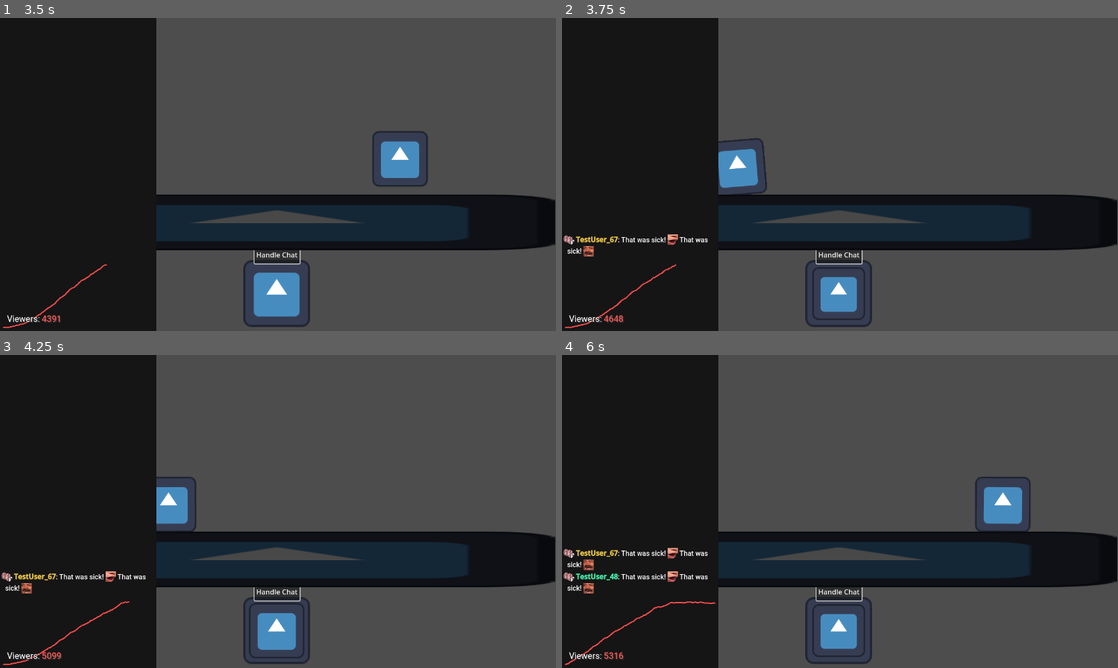
Above: before the commit, frames 1-4 (two rows, left to right).
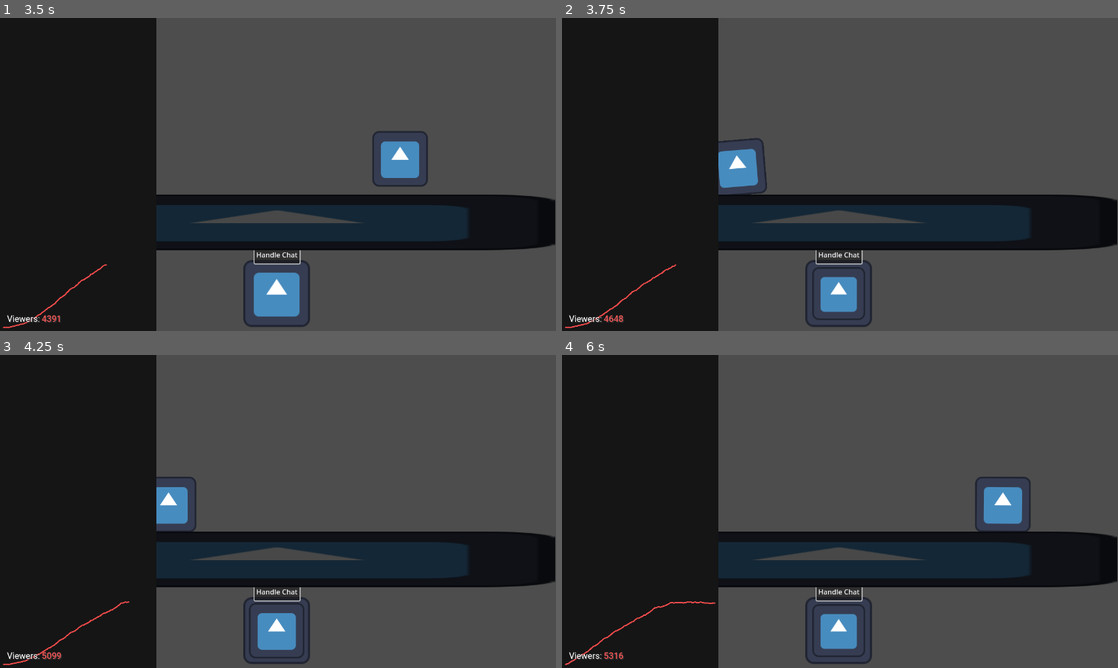
Above: after the commit, the same moments.

Repository: MetRiko/NeuroJam2023
Game: Godot game, scene res://src/Root.tscn
Same seed, same stepped clock (60 frames per second), same inputs: the game is played once before the commit and once after it. The engine's default icon, where the game draws it, is replaced by a stand-in: a white triangle on a blue panel in a dark square.
Inputs (mouse positions are in pixels of both pictures, inside the frame that each line leads up to):
- Up to frame 1 (3.5 s): click "Handle Chat" at 0.5 s; click "Handle Chat" at 1.25 s; click "Handle Chat" at 2 s; tap Enter at 2.75 s; move the mouse to (400, 158) at 2.77 s; click (400, 158) at 2.85 s
- Up to frame 2 (3.75 s): tap Space at 3.5 s; move the mouse to (728, 190) at 3.52 s; tap 1 at 3.6 s
- Up to frame 3 (4.25 s): no input
- Up to frame 4 (6 s): move the mouse to (895, 442) at 4.27 s; tap 2 at 4.35 s; tap Enter at 5 s; move the mouse to (812, 574) at 5.02 s; click (812, 574) at 5.1 s; move the mouse to (1006, 558) at 5.77 s; tap 1 at 5.85 s

Frame 1 is identical in both runs. In frame 2, 0.4% of the frame differs, in the area x 0-27%, y 69-77%; in frame 3, 0.4%; in frame 4, 0.8%, in the area x 0-27%, y 61-77%.
Error after the commit: Parse Error: Could not find type "NeuroFinalAction" in the current scope. (res://src/logic/ChatLogic.gd:44)

Commit message:
Add base logic for chat responses

Diff:
--- a/src/logic/ChatLogic.gd
+++ b/src/logic/ChatLogic.gd
@@ -40,3 +40,135 @@
 func add_chat_entry(entry : ChatEntryData):
 	chat_entries.push_back(entry)
 	chat_entry_added.emit(entry)
+
+var current_neuro_action : NeuroFinalAction = null
+
+func _ready():
+	randomize()
+	Game.get_neuro_logic().neuro_action_started.connect(_on_neuro_action_started)
+
+func _on_neuro_action_started(neuro_action : NeuroFinalAction):
+	current_neuro_action = neuro_action
+
+var chat_cooldown_time := 0.0
+
+func _process(delta):
+	chat_cooldown_time -= delta
+	if chat_cooldown_time <= 0.0:
+		chat_cooldown_time = randf_range(0.2, 3.5) * 60.0
+		_generate_matching_chat_entry()
+
+func _queue_chat_answer(answer_id : String):
+	var test_user := ChatLogic.UserData.new()
+	test_user.badge = Database.UserBadge.Sub1
+	test_user.username = "TestUser_" + str(randi() % 100)
+	test_user.color = Color.from_hsv(randf(), 0.7, 0.9)
+
+	var chat_entry := ChatLogic.ChatEntryData.new()
+	chat_entry.user_data = test_user
+	var possible_answers : Array = Database.chat_answers[answer_id]
+	chat_entry.content = possible_answers.pick_random()
+
+	add_chat_entry(chat_entry)
+
+func _generate_matching_chat_entry():
+	# todo: karaoke
+
+	match current_neuro_action.action_oopsie:
+		NeuroActionOopsie.Slept:
+			_queue_chat_answer("bedge")
+			return
+		NeuroActionOopsie.Ignored:
+			_queue_chat_answer("ignored")
+			return
+		NeuroActionOopsie.Filtered:
+			_queue_chat_answer("filtered")
+			return
+
+	var post_additional_comment_instead := randf() < 0.2
+	if post_additional_comment_instead:
+		var comment_types := []
+
+		if current_neuro_action.is_tutel_reciver:
+			comment_types.append(1)
+
+		if current_neuro_action.contains_bad_words:
+			comment_types.append(2)
+
+		if current_neuro_action.neuro_timeouted_someone:
+			comment_types.append(3)
+
+		if comment_types.size() > 0:
+			match comment_types.pick_random():
+				1:	# is_tutel_reciver -> Tutel
+					_queue_chat_answer("tutel")
+				2:	# contains_bad_words -> D:
+					_queue_chat_answer("bad_words")
+				3:	# neuro_timeouted_someone -> RIPBOZO
+					_queue_chat_answer("timeout")
+			return
+
+	# schizo_factor
+	if randf() < current_neuro_action.schizo_factor:
+		_queue_chat_answer("schizo")
+		return
+
+	# pick reaction to intention
+	var intention_factor := absf(current_neuro_action.intention)
+	if randf() < intention_factor:
+		var intention_chance := randf() * intention_factor
+		var is_lovely := current_neuro_action.intention > 0
+		if intention_chance >= 0.7: # lvl 3
+			_queue_chat_answer("lovely_3" if is_lovely else "evil_3")
+			return
+		elif intention_chance >= 0.4: # lvl 2
+			_queue_chat_answer("lovely_2" if is_lovely else "evil_2")
+			return
+		elif intention_chance >= 0.15: # lvl 1
+			_queue_chat_answer("lovely_1" if is_lovely else "evil_1")
+			return
+
+	match current_neuro_action.category:
+		NeuroActionCategory.PogStuff:
+			_queue_chat_answer("pog_stuff")
+		NeuroActionCategory.AboutHerself:
+			_queue_chat_answer("about_herself")
+		NeuroActionCategory.IterestingStuff:
+			_queue_chat_answer("iteresting_stuff")
+		NeuroActionCategory.Joke:
+			_queue_chat_answer("joke")
+		NeuroActionCategory.Story:
+			_queue_chat_answer("story")
+		NeuroActionCategory.CorpaMoment:
+			_queue_chat_answer("corpa_moment")
+		NeuroActionCategory.Question:
+			_queue_chat_answer("question")
+		NeuroActionCategory.Answer:
+			_queue_chat_answer("answer")
+		NeuroActionCategory.HiChat:
+			_queue_chat_answer("hi_chat")
+
+# enum NeuroActionOrigin {
+# 	Neuro, Chat, Vedal, Donation
+# }
+
+# enum NeuroActionCategory {
+# 	PogStuff, AboutHerself, IterestingStuff, Joke, Story, CorpaMoment, Question, Answer, HiChat
+# }
+
+# enum NeuroActionOopsie {
+# 	None, Filtered, Ignored, Slept
+# }
+
+# class NeuroPlannedAction:
+# 	var origin : NeuroActionOrigin # Neuro, Chat, Vedal, Donation
+# 	var category : NeuroActionCategory # PogStuff, AboutHerself, IterestingStuff, Joke, Story, CorpaMoment, Question, Answer
+
+# class NeuroFinalAction extends NeuroPlannedAction:
+# 	# var message : String # will be getter, depends on category
+# 	var intention : float  # evil, neutral, love   -1.0..1.0
+# 	var contains_bad_words : bool
+# 	var action_oopsie : NeuroActionOopsie
+# 	var schizo_factor : float
+# 	var neuro_timeouted_someone : bool
+# 	var is_tutel_reciver : bool
--- a/src/singletons/Database.gd
+++ b/src/singletons/Database.gd
@@ -20,3 +20,78 @@
 	UserBadge.Sub2: preload("res://res/badges/sub2.png"),
 	UserBadge.Sub3: preload("res://res/badges/sub3.png")
 }
+
+var chat_answers := {
+	"slept": [
+		[ ChatLogic.Msg.new("Bedge") ]
+	],
+	"ignored": [
+		[ ChatLogic.Msg.new("DonoWall") ],
+		[ ChatLogic.Msg.new("PauseSama") ]
+	],
+	"filtered": [
+		[ ChatLogic.Msg.new("1984") ]
+	],
+	"tutel": [
+		[ ChatLogic.Msg.new("Tutel") ]
+	],
+	"bad_words": [
+		[ ChatLogic.Msg.new("D:") ],
+		[ ChatLogic.Msg.new("FrickU") ]
+	],
+	"timeout": [
+		[ ChatLogic.Msg.new("RIPBOZO") ]
+	],
+	"schizo": [
+		[ ChatLogic.Msg.new("SCHIZO") ]
+	],
+	"lovely_1": [
+		[ ChatLogic.Msg.new("<3") ]
+	],
+	"lovely_2": [
+		[ ChatLogic.Msg.new("<3 <3") ],
+		[ ChatLogic.Msg.new("SoCute") ]
+	],
+	"lovely_3": [
+		[ ChatLogic.Msg.new("<3 <3 <3") ]
+	],
+	"evil_1": [
+		[ ChatLogic.Msg.new("D:") ]
+	],
+	"evil_2": [
+		[ ChatLogic.Msg.new("D: D:") ]
+	],
+	"evil_3": [
+		[ ChatLogic.Msg.new("BAND") ]
+	],
+	"pog_stuff": [
+		[ ChatLogic.Msg.new("Pog") ]
+	],
+	"about_herself": [
+		[ ChatLogic.Msg.new("GIGANEURO") ]
+	],
+	"iteresting_stuff": [
+		[ ChatLogic.Msg.new("NOTED") ]
+	],
+	"joke": [
+		[ ChatLogic.Msg.new("ICANT") ],
+		[ ChatLogic.Msg.new("GOODONE") ]
+	],
+	"story": [
+		[ ChatLogic.Msg.new("FeelsStrongMan") ]
+	],
+	"corpa_moment": [
+		[ ChatLogic.Msg.new("Corpa") ]
+	],
+	"question": [
+		[ ChatLogic.Msg.new("YES") ],
+		[ ChatLogic.Msg.new("NO") ]
+	],
+	"answer": [
+		[ ChatLogic.Msg.new("NOTED") ],
+		[ ChatLogic.Msg.new("GOODONE") ]
+	],
+	"hi_chat": [
+		[ ChatLogic.Msg.new("Hi Neuro!") ]
+	]
+}
